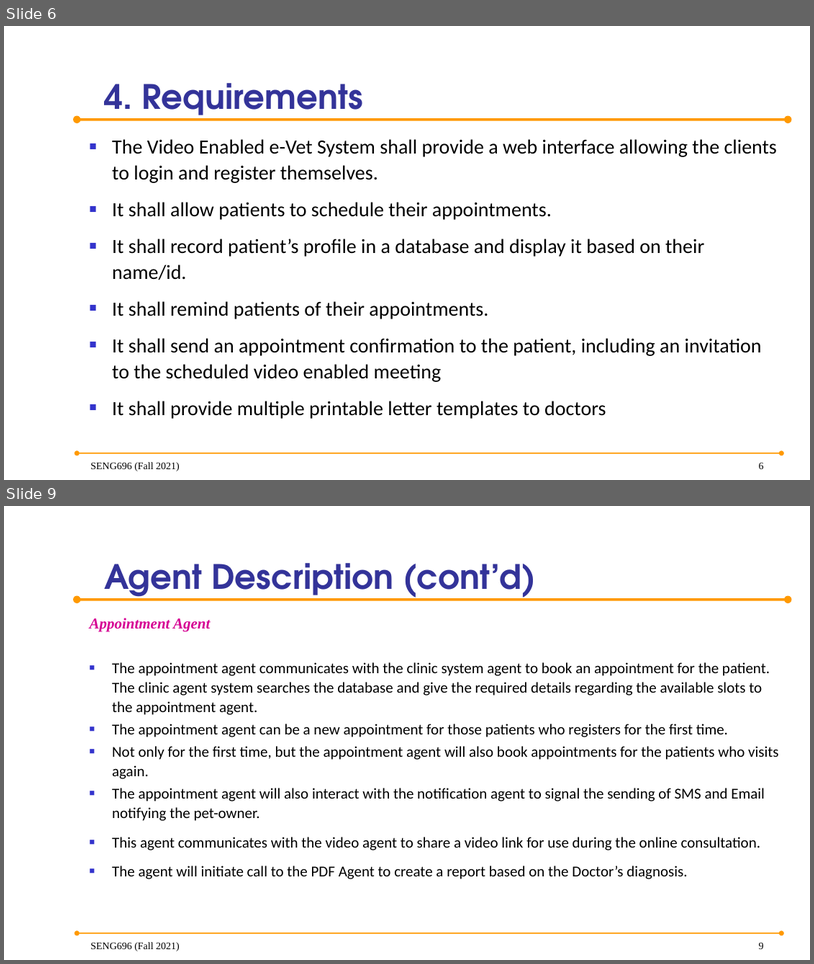
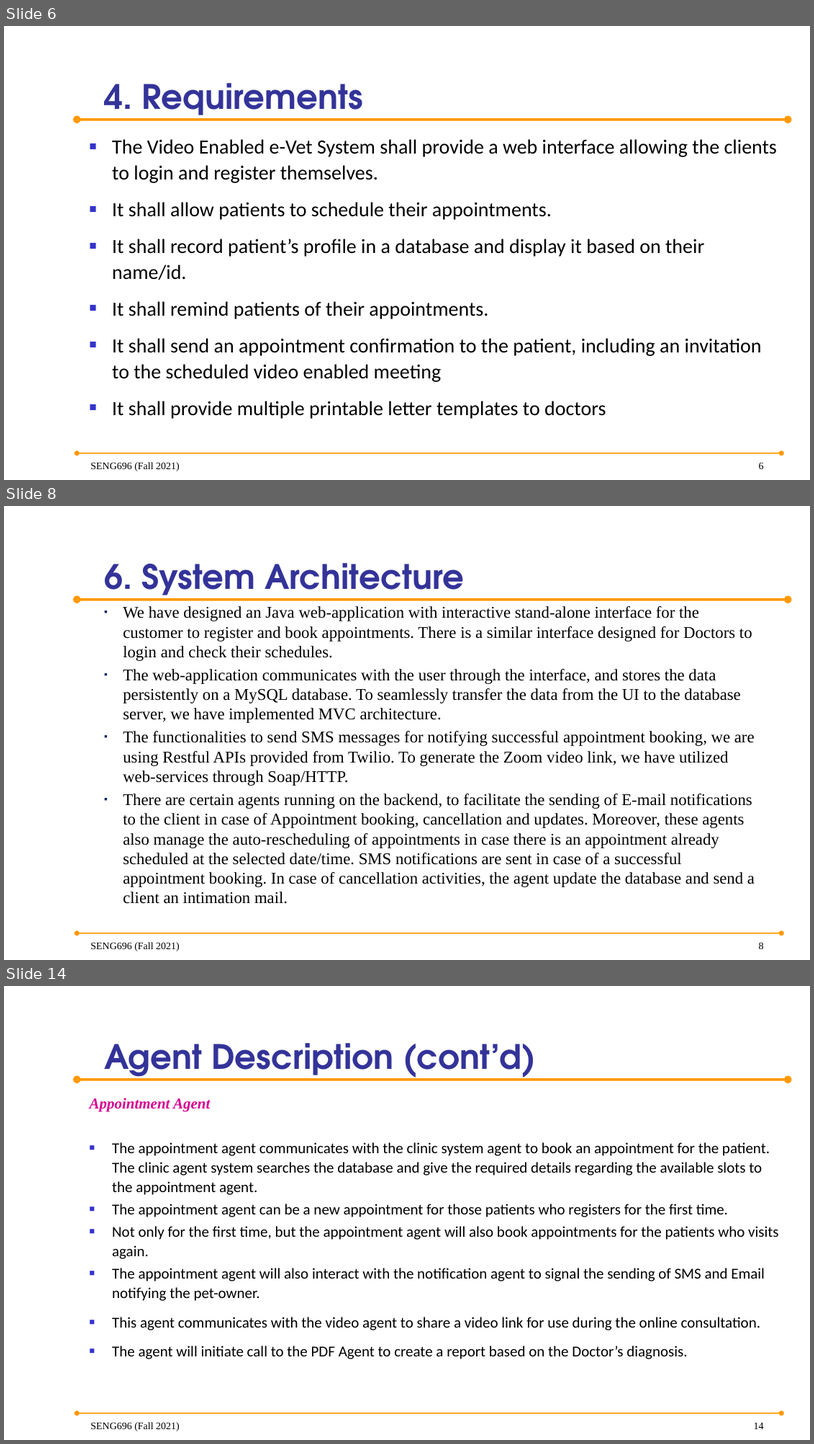
Before and after one commit to anish30145784/SENG696_GroupD, a slide deck: GroupD_ProjectPresentation.pptx. Shown one above the other, each under a label of ours: slides 6 and 9 before the commit, slides 6, 8 and 14 after it; the slides between them are not shown. The pictures are 814x964 and 814x1444 pixels, drawn with LibreOffice and Linux fonts; fonts in the diff are those of the drawing; background and template pictures are left out. Boxes give left, top, right and bottom in pixels: in the first picture for what was removed or moved away, otherwise in the second. Text is boxed around its words. In the diff, an @@ line names an element or a change of style, - is before the commit and + after.

Commit message:
Added tech overview for the twilio meesaging service, updated exceptions of all agent and some ppt layout changes

```diff
--- a/GroupD_ProjectPresentation.pptx
+++ b/GroupD_ProjectPresentation.pptx
@@ slide 8 added at [4,506,810,960], background picture (left out); not listed: 2 template elements that a slide beside it also shows @@
@@ title added at [104,563,464,601], 40 pt, text #333399, bold @@
+6. System Architecture
@@ text added at [123,606,755,903], 19.5 pt, text #000000 @@
+▪ We have designed an Java web-application with interactive stand-alone interface for the customer to register and book appointments. There is a similar interface designed for Doctors to login and check their schedules.
+▪ The web-application communicates with the user through the interface, and stores the data persistently on a MySQL database. To seamlessly transfer the data from the UI to the database server, we have implemented MVC architecture.
+▪ The functionalities to send SMS messages for notifying successful appointment booking, we are using Restful APIs provided from Twilio. To generate the Zoom video link, we have utilized web-services through Soap/HTTP.
+▪ There are certain agents running on the backend, to facilitate the sending of E-mail notifications to the client in case of Appointment booking, cancellation and updates. Moreover, these agents also manage the auto-rescheduling of appointments in case there is an appointment already scheduled at the selected date/time. SMS notifications are sent in case of a successful appointment booking. In case of cancellation activities, the agent update the database and send a client an intimation mail.
@@ text added at [90,942,180,951], 12 pt, text #000000 @@
+SENG696 (Fall 2021)
@@ page number added at [759,942,764,949], 12 pt, text #000000 @@
+8
@@ what was slide 9 is now slide 14 @@
@@ page number at [754,1422,764,1429]: text changed @@
-9
+14
```
Also in this commit, not shown: 12 slides changed, 8 other slides added, 9 other files.
